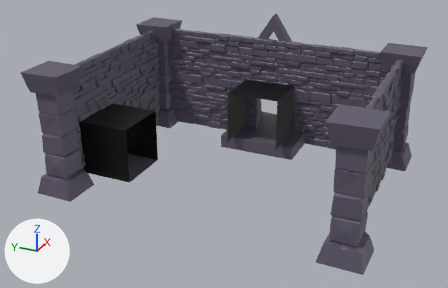
The Blender file Assets/Models/TempleOutside.blend, before and after one commit.
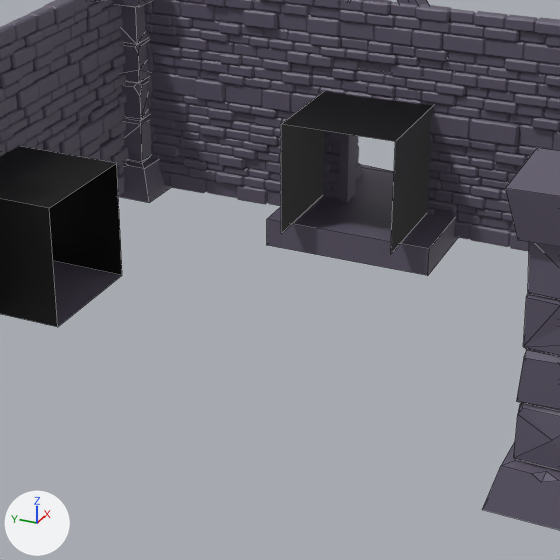
Each version appears first whole from a 50 mm lens placed at (-17.35, -8.01, 10.35), pointed at (1.32, 0.39, 1.02), and next in a close-up on the part from 23% to 78% of the width and 14% to 99% of the height. The axes (+X, +Y, +Z) are drawn at lower left. The lights are the same throughout. The close-ups show mesh edges as thin lines.

Names of what the first close-up shows: 'Ceeling', 'Ceeling.002', 'Column', 'Column.005', 'Floor', 'Floor.001', 'Wall.001', 'Wall.002', 'Wall.003', 'Wall.005', 'Wall.006', 'Wall.007'.
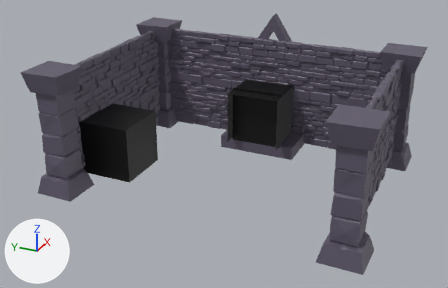
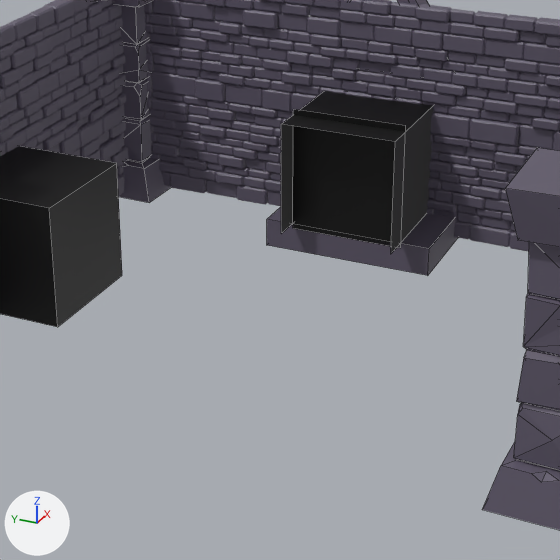
Commit message: Atualiza modelo dos templos

What differs and where, as boxes (x1, y1, x2, y2) in the close-ups (560 x 560 px):
'Wall.008', added (black): after (293, 109, 406, 248)
'Wall.009', added (black): after (49, 163, 122, 326)
'Wall.001', unchanged, covered by the edit: before (49, 163, 122, 275)
'Wall.002', unchanged, covered by the edit: before (281, 124, 325, 234); after (281, 124, 293, 234)
'Floor', unchanged, covered by the edit: before (53, 261, 122, 326)

What changed in the scene script:
```text
Add mat_blackoutblack_001:
    mat_blackoutblack_001 = principled_material('BlackoutBlack.001')
    mat_blackoutblack_001.base_color = (0.0, 0.0, 0.0)  # black #000000
Add mat_blackoutblack_003:
    mat_blackoutblack_003 = principled_material('BlackoutBlack.003')
    mat_blackoutblack_003.base_color = (0.0, 0.0, 0.0)  # black #000000
Add me_plane_002:
    me_plane_002.from_pydata([(-1.0, -1.0, 0.0), (1.0, -1.0, 0.0), (-1.0, 1.0, 0.0), (1.0, 1.0, 0.0)], [], [(0, 1, 3, 2)])
    me_plane_002.materials.append(mat_blackoutblack_001)  # black #000000
Add me_plane_004:
    me_plane_004.from_pydata([(-1.0, -1.0, 0.0), (1.0, -1.0, 0.0), (-1.0, 1.0, 0.0), (1.0, 1.0, 0.0)], [], [(0, 1, 3, 2)])
    me_plane_004.materials.append(mat_blackoutblack_003)  # black #000000
Add ob_wall_008:
    ob_wall_008 = bpy.data.objects.new('Wall.008', me_plane_002)
    ob_wall_008.location = (3.5, 0.0, 1.3)
    ob_wall_008.rotation_euler = (1.571, 0.0, 1.571)  # degrees (90, 0, 90)
    ob_wall_008.scale = (1.0, 1.1, 1.1)
Add ob_wall_009:
    ob_wall_009 = bpy.data.objects.new('Wall.009', me_plane_004)
    ob_wall_009.location = (0.0, 3.0, 1.0)
    ob_wall_009.rotation_euler = (1.571, 0.0, 0.0)  # degrees (90, 0, 0)
```
